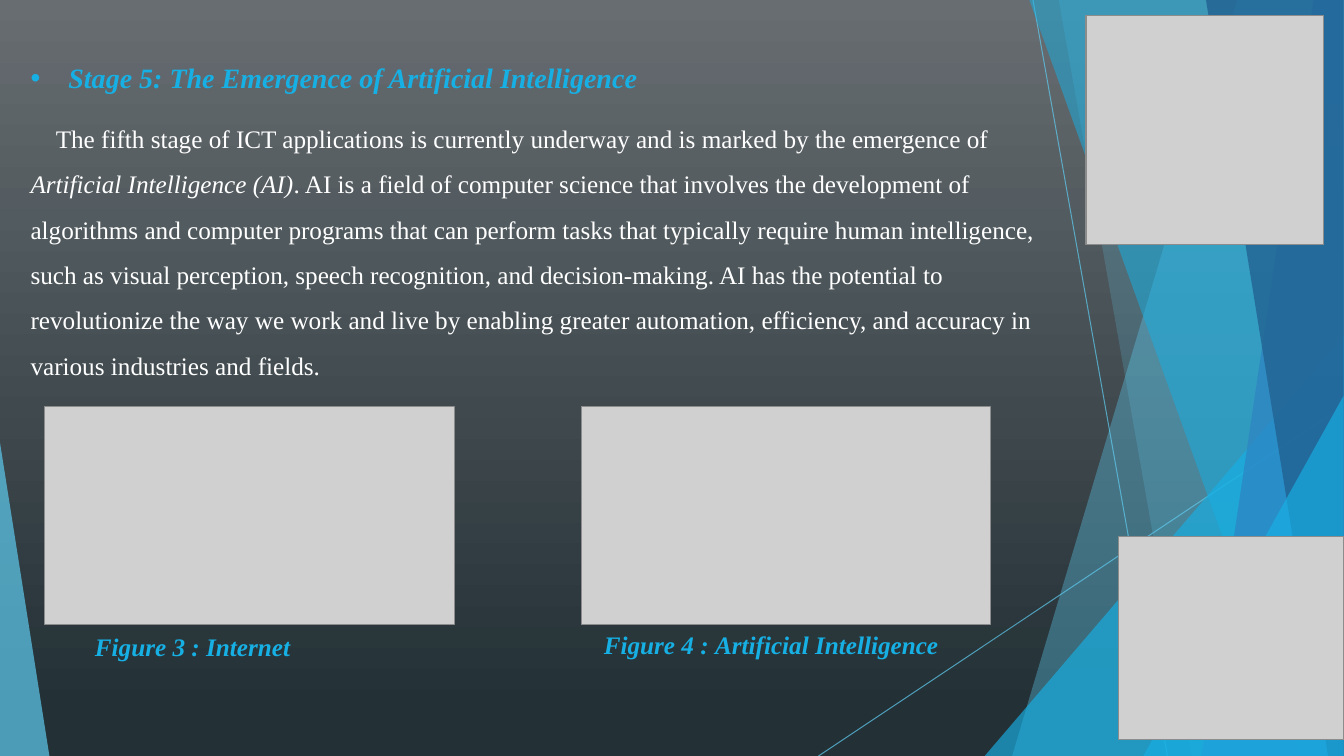
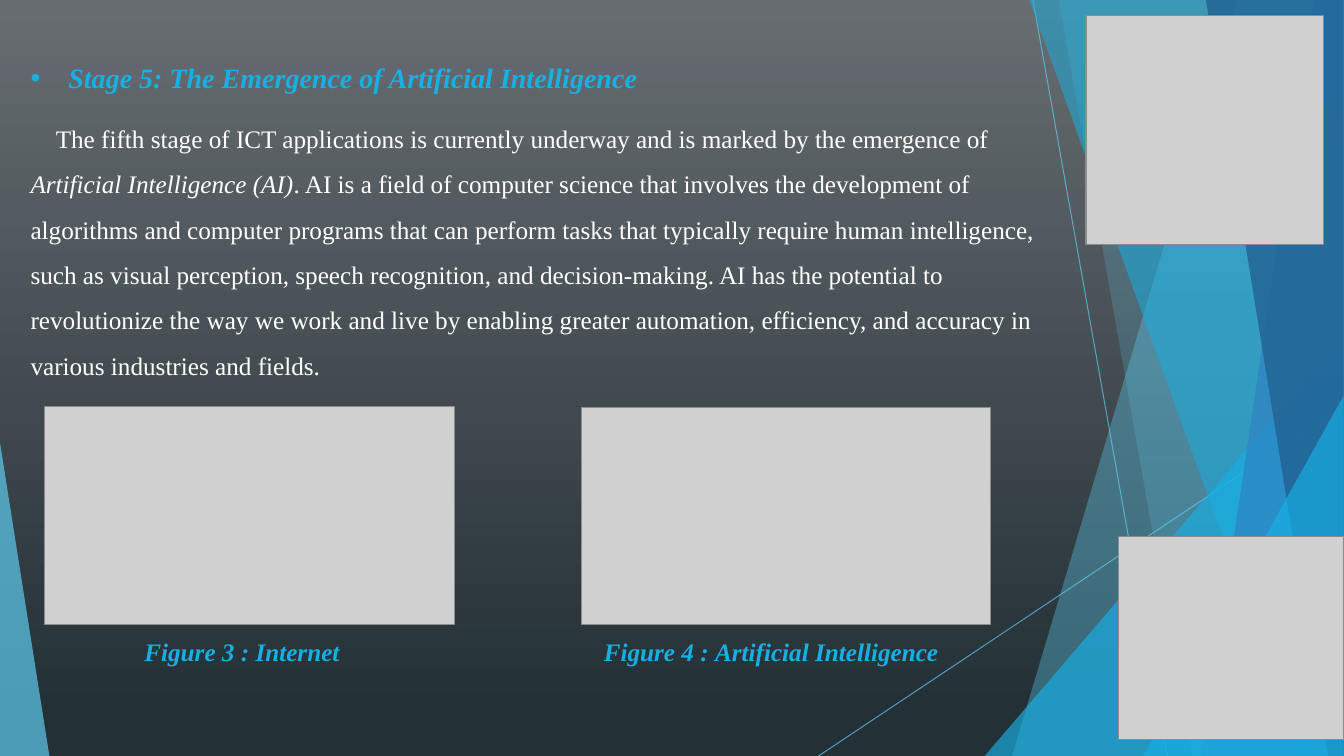
Before and after one commit to kamiri-lilia/projet-final, a slide deck: slide 7 of TIC_PP.pptx. Drawn at 1344x756 pixels with LibreOffice and Linux fonts; fonts in the diff are those of the drawing; grey boxes stand for pictures. Boxes give left, top, right and bottom in pixels: in the first picture for what was removed or moved away, otherwise in the second. Text is boxed around its words. In the diff, an @@ line names an element or a change of style, - is before the commit and + after.

```diff
--- a/TIC_PP.pptx
+++ b/TIC_PP.pptx
@@ text "Figure 3 : Internet": place and size @@
-text "Figure 3 : Internet" at bbox=[95, 638, 290, 662]
+text "Figure 3 : Internet" at bbox=[144, 643, 340, 667]
@@ text "Figure 4 : Artificial Intelligence": place and size @@
-text "Figure 4 : Artificial Intelligence" at bbox=[604, 636, 938, 660]
+text "Figure 4 : Artificial Intelligence" at bbox=[604, 643, 938, 667]
```
Also in this commit, not shown: 2 other slides changed.
